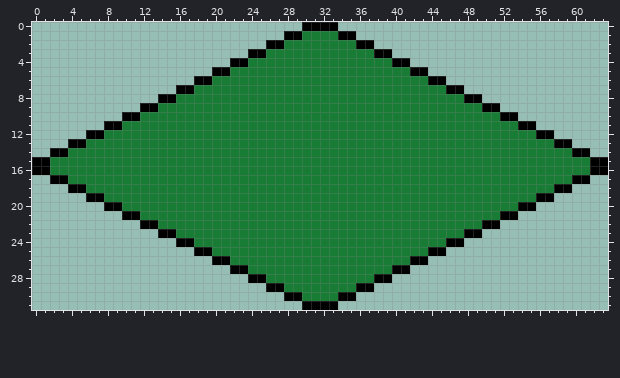
A pixel-art sprite gets an edit: Assets/Resources/TileSprites/grass.png. The picture above was drawn from the file before the commit.
The file is 64x32 pixels.
After:
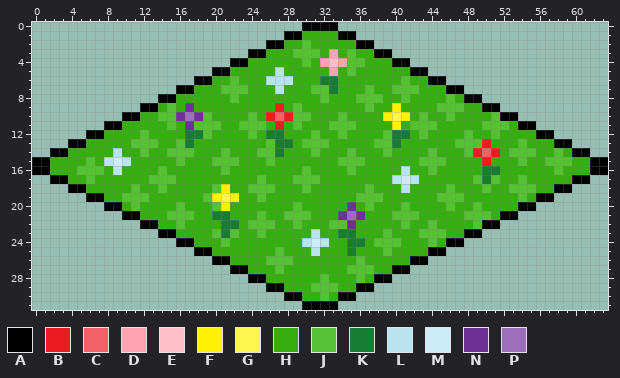
Palette (. is transparent): A #000000  B #ed1c24  C #f26166  D #ffa3b1  E #ffbfc9  F #fff200  G #fff64d  H #37ae0f  J #54c233  K #187c35  L #b8e4f0  M #cdecf5  N #6f3198  P #9a6fb7
Edits made:
Changed rows in their new state; - is an unchanged pixel.
first column x 2:
 1 ----------------------------HHHH----------------------------
 2 --------------------------HHJHHHHH--------------------------
 3 ------------------------HHHJJJHDHJHH------------------------
 4 ----------------------HHHHHHJHDEDJJHHH----------------------
 5 --------------------HHHHHLHHHHHDHJHHHHHH--------------------
 6 ------------------HHJHHHLLLHHH--HHHHHHHJHH------------------
 7 ----------------HHHJJJHHHLHHHJJ-HHHJHHJJJHHH----------------
 8 --------------HHHHHHJHHHHHHHHHJHHHJJJHHJHHHHJH--------------
 9 ------------HJHNHHHHHHHHHBHJHHHHHHHJHHFHHHHJJJHH------------
10 ----------HHJJNPNJHHHHJHBCBJJHHHJHHHHFGFHJHHJHHHHJ----------
11 --------HHHHHJHNJJJHHJJJHBHJHHHJJJHHHHFHJJJHHHHHJJJH--------
12 ------HHHHJHHHH--JHHHHJH--HHHJHHJHHHHJ--HJHHHHJHHJHHHH------
13 ----HHHHHJJJHHJ-HHHHHHHHJ--HJJJHHHHHJJ-HHHHHHJJJBHHHJHHH----
14 --HHHHHLHHJHHJJJHHHJHHHJJ-HHHJHHHJHHHJHHHHJHHHJBCBHJJJHHJH--
15 HHHHJHLMLHHHHHJHHHJJJHHHJHHHHHHHJJJHHHHHHJJJHHHHBHHHJHHJJJHH
16 HHHJJJHLHHHHJHHHHHHJHHHHHHHHJHHHHJHHHHHLHHJHHHHH--HHHHHHJHHH
17 --HHJHHHHHHJJJHHHHHHHHHJHHHJJJHHHHHHHHLMLHHHHHHJ-JHHJHHHHH--
18 ----HHHHHJHHJHHHHHJFHHJJJHHHJHHHHHHJHHHLHHHHJHHHJHHJJJHH----
19 ------HHJJJHHHHHHJFGFHHJHHHHHHHHHHJJJHHHHHHJJJHHHHHHJH------
20 --------HJHHHHJHHHJFHHHHHHHJHHHHHNHJHHHJHHHHJHHJHHHH--------
21 ----------HHHJJJHH--HHHJHHJJJHHHNPNHHHJJJHHHHHJJJH----------
22 ------------HHJHHHH--HJJJHHJHHHJJNHHHHHJHHJHHHHJ------------
23 --------------HHHHJ-JHHJHHHHHLHH--HHHJHHHJJJHH--------------
24 ----------------HHHJHHHHHHHHLMLHH--HJJJHHHJH----------------
25 ------------------HHHHHHHJHHHLHHH-HHHJHHHH------------------
26 --------------------HHHHJJJHHHHHHHJHHHHH--------------------
27 ----------------------HHHJHHHHHHHJJJHH----------------------
28 ------------------------HHHHHHJHHHJH------------------------
29 --------------------------HHHJJJHH--------------------------
30 ----------------------------HHJH----------------------------
Boxes around the changes in both pictures, in picture pixels (x1, y1, x2, y2):
changed: (50, 31, 590, 301)
